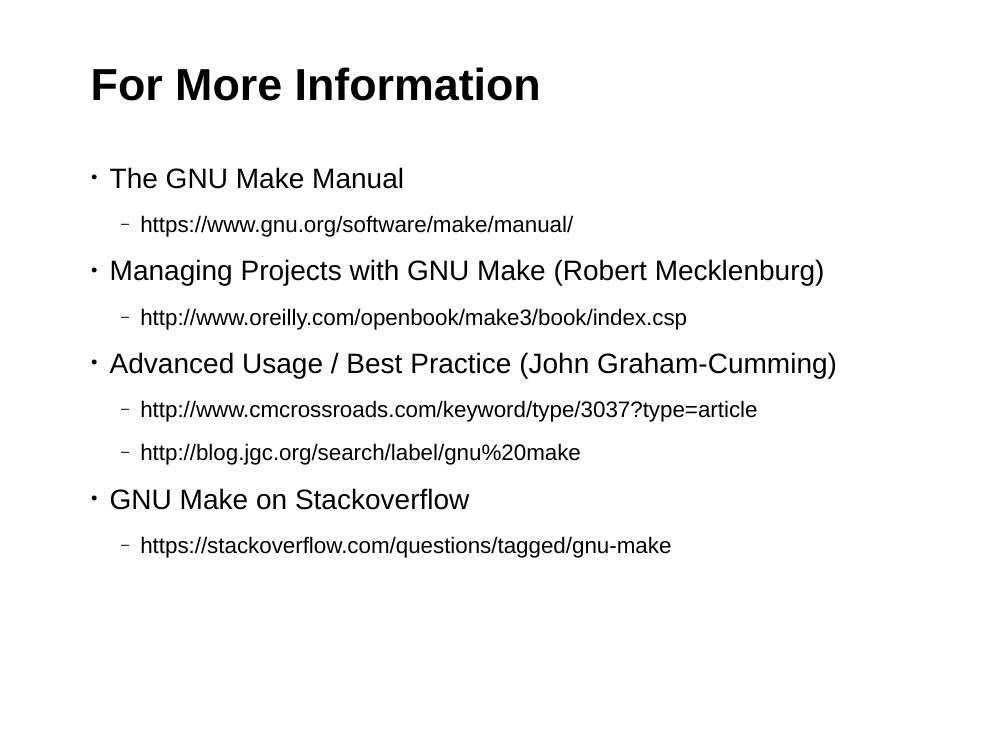
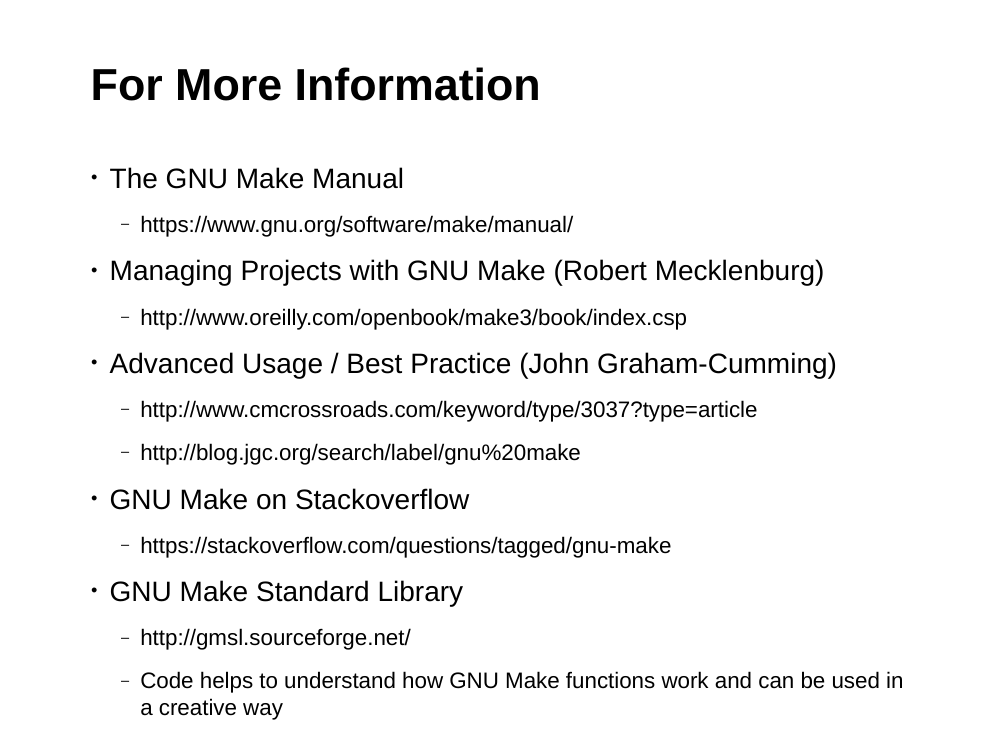
Before and after one commit to fsundermeyer/GNU_make_workshop, a slide deck: slide 48 of Presentation_GNU_make_workshop.odp (slide 46 before the commit). Drawn at 1008x756 pixels with LibreOffice and Linux fonts; fonts in the diff are those of the drawing; background and template pictures are left out. Boxes give left, top, right and bottom in pixels: in the first picture for what was removed or moved away, otherwise in the second. Text is boxed around its words. In the diff, an @@ line names an element or a change of style, - is before the commit and + after.

```diff
--- a/Presentation_GNU_make_workshop.odp
+++ b/Presentation_GNU_make_workshop.odp
@@ text at (x1=110, y1=580, x2=903, y2=720): paragraphs added @@
+• GNU Make Standard Library
+  ‒ http://gmsl.sourceforge.net/
+  ‒ Code helps to understand how GNU Make functions work and can be used in a creative way
```
Also in this commit, not shown: 9 other slides changed, 2 slides added.
